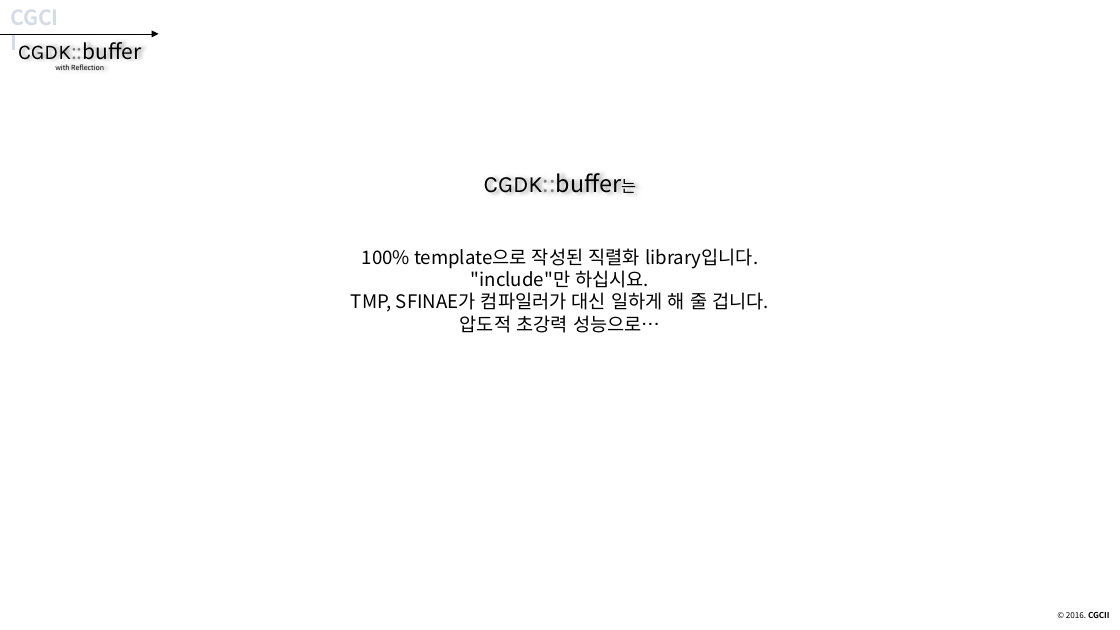
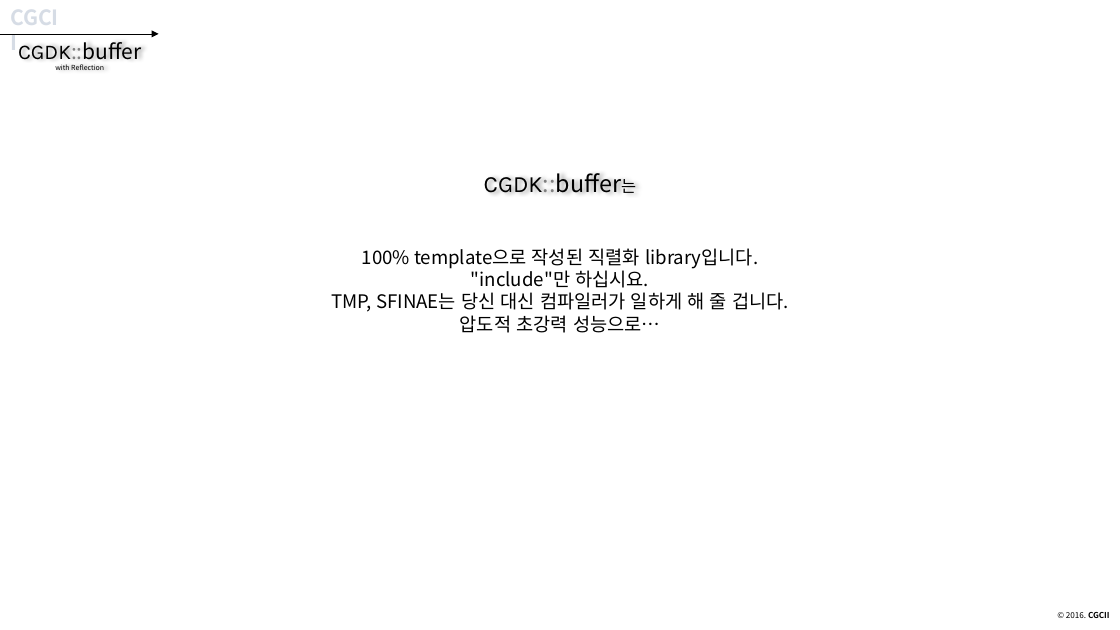
Before and after one commit to CGLabs/CGDK.buffer, a slide deck: slide 31 of C++/document/intruduce_CGDK.buffer.pptx. Drawn at 1120x630 pixels with LibreOffice and Linux fonts; fonts in the diff are those of the drawing. Boxes give left, top, right and bottom in pixels: in the first picture for what was removed or moved away, otherwise in the second. Text is boxed around its words. In the diff, an @@ line names an element or a change of style, - is before the commit and + after.

```diff
--- a/C++/document/intruduce_CGDK.buffer.pptx
+++ b/C++/document/intruduce_CGDK.buffer.pptx
@@ text at [331,292,789,333]: text changed @@
-TMP, SFINAE가 컴파일러가 대신 일하게 해 줄 겁니다.
-압도적 초강력 성능으로…
+TMP, SFINAE는 당신 대신 컴파일러가 일하게 해 줄 겁니다.
+압도적 초강력 성능으로…
```
Also in this commit, not shown: 17 other slides changed, 1 slide removed.
